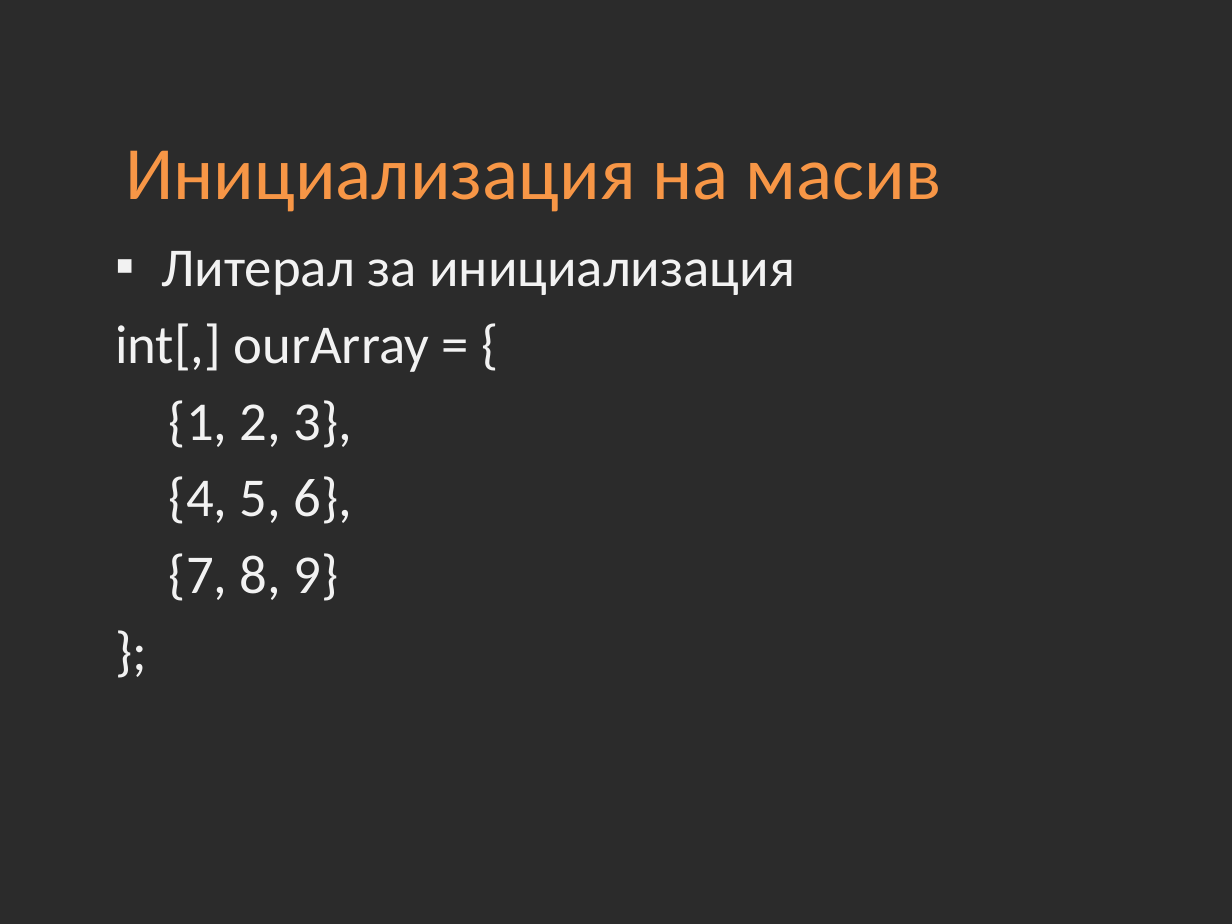
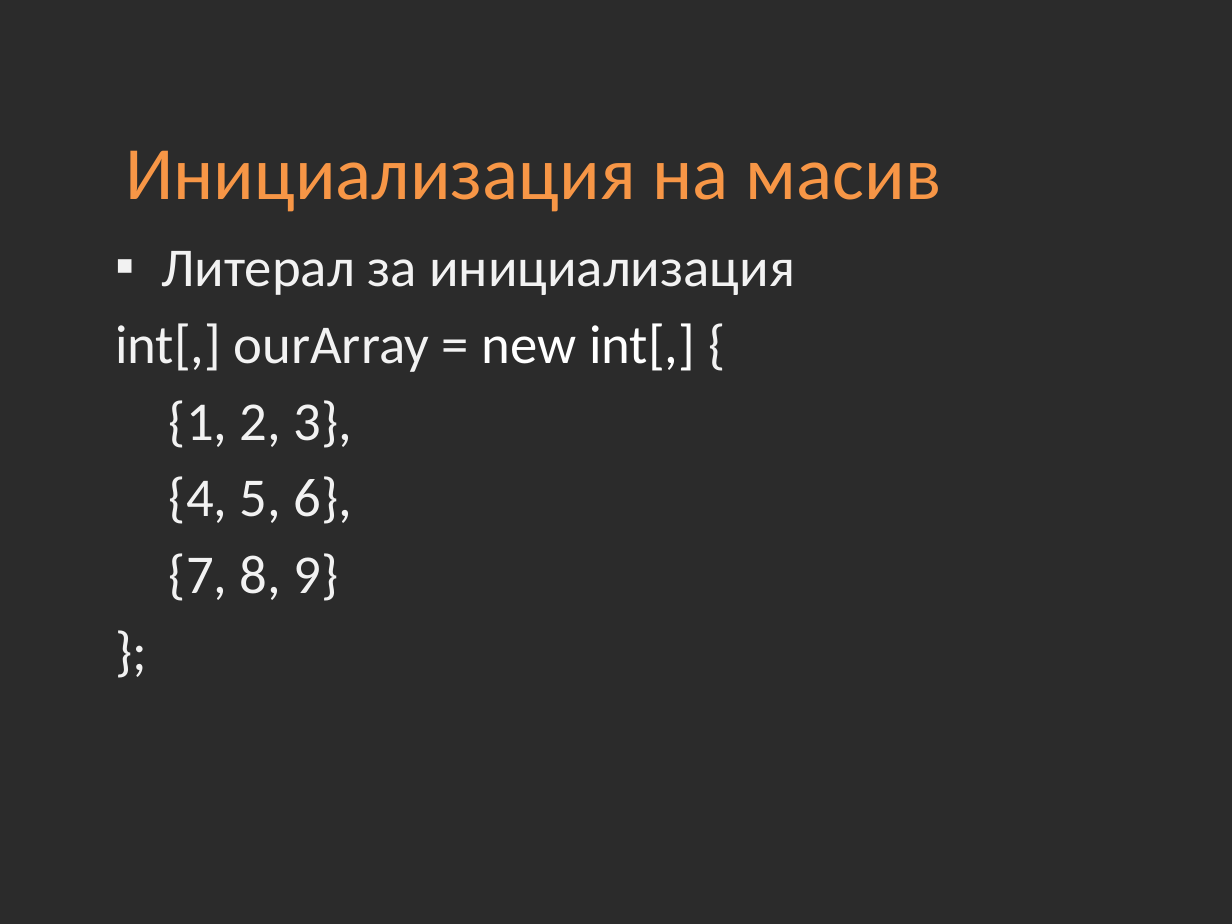
Before and after one commit to Academy-Soft-Intellect/Dot-Net-Course, a slide deck: slide 18 of 05-Arrays.pptx. Drawn at 1232x924 pixels with LibreOffice and Linux fonts; fonts in the diff are those of the drawing; background and template pictures are left out; a plain dark background stands for a picture behind light text. Boxes give left, top, right and bottom in pixels: in the first picture for what was removed or moved away, otherwise in the second. Text is boxed around its words. In the diff, an @@ line names an element or a change of style, - is before the commit and + after.

```diff
--- a/05-Arrays.pptx
+++ b/05-Arrays.pptx
@@ text at box(115, 323, 695, 372): text changed @@
-int[,] ourArray = {
+int[,] ourArray = new int[,] {
```
Also in this commit, not shown: 3 other slides changed.
